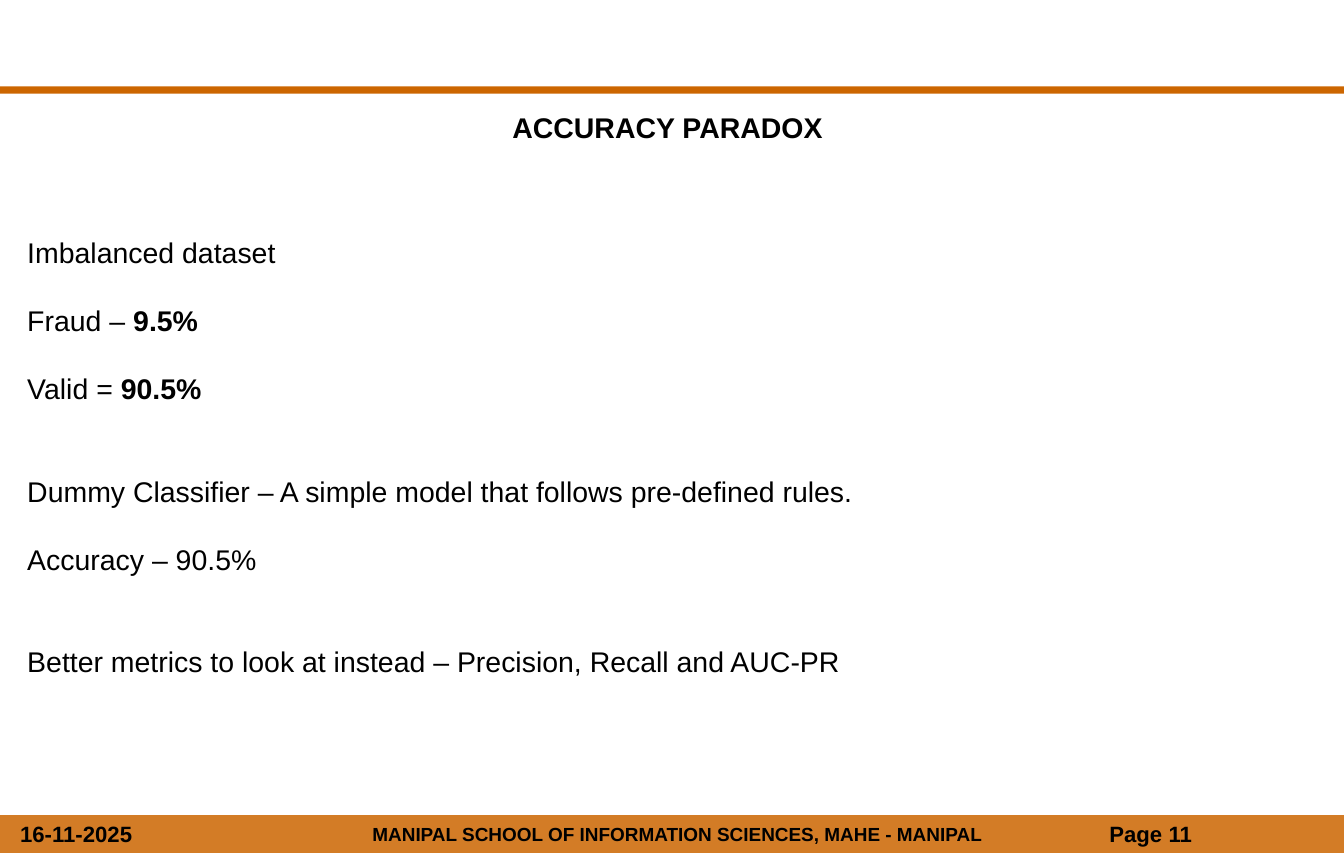
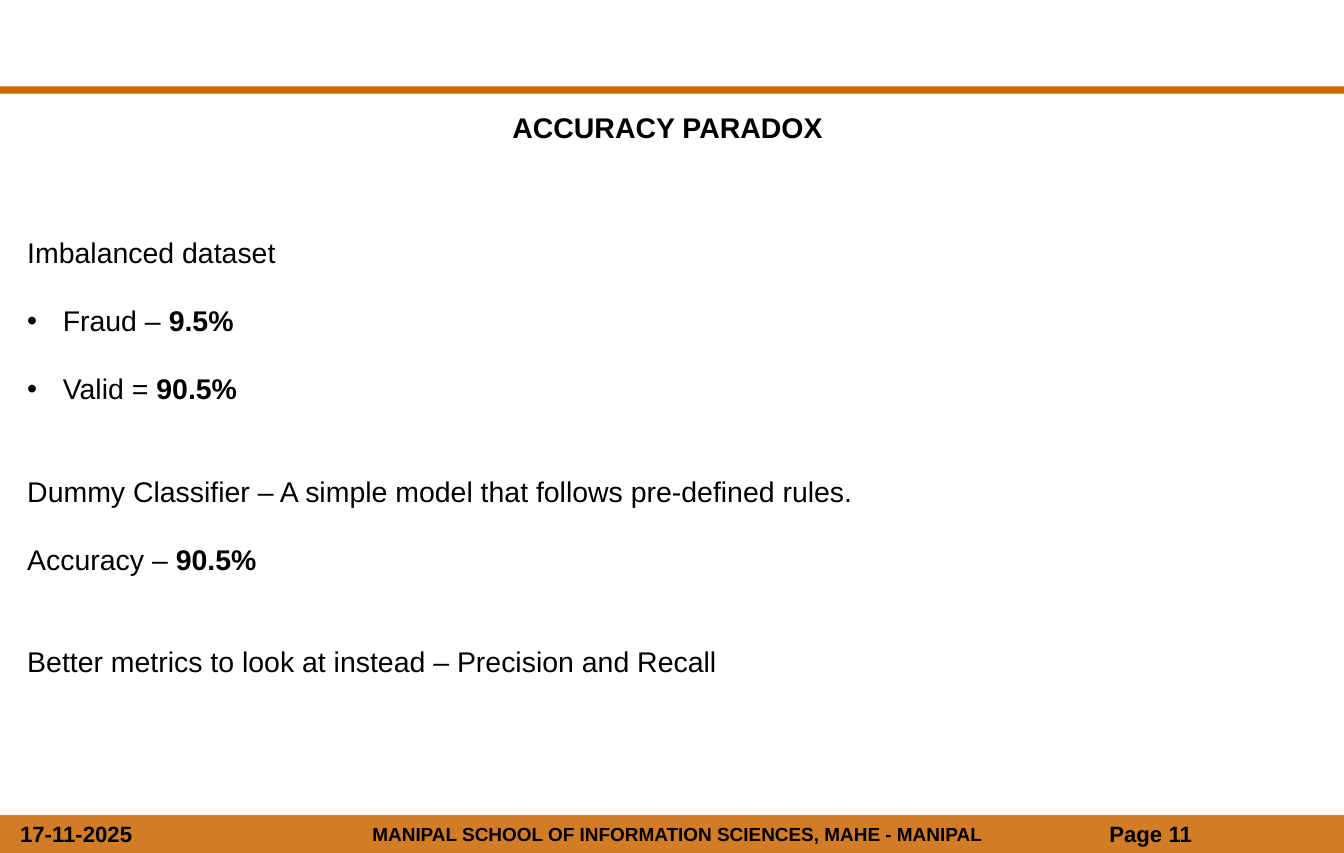
Before and after one commit to suhaasd/Fraud_Detection_Using_Machine_Learning, a slide deck: slide 11 of Fraud_Detection/fraud detection.pptx. Drawn at 1344x853 pixels with LibreOffice and Linux fonts; fonts in the diff are those of the drawing; background and template pictures are left out. Boxes give left, top, right and bottom in pixels: in the first picture for what was removed or moved away, otherwise in the second. Text is boxed around its words. In the diff, an @@ line names an element or a change of style, - is before the commit and + after.

```diff
--- a/Fraud_Detection/fraud detection.pptx
+++ b/Fraud_Detection/fraud detection.pptx
@@ text at bbox=[27, 310, 257, 576]: bold on in "90.5%"; bullet none to • @@
@@ text at bbox=[27, 651, 716, 673]: text changed @@
-Better metrics to look at instead – Precision, Recall and AUC-PR
+Better metrics to look at instead – Precision and Recall
@@ text at bbox=[20, 826, 132, 843]: text changed @@
-16-11-2025
+17-11-2025
```
Also in this commit, not shown: 38 other slides changed, 3 slides added.
